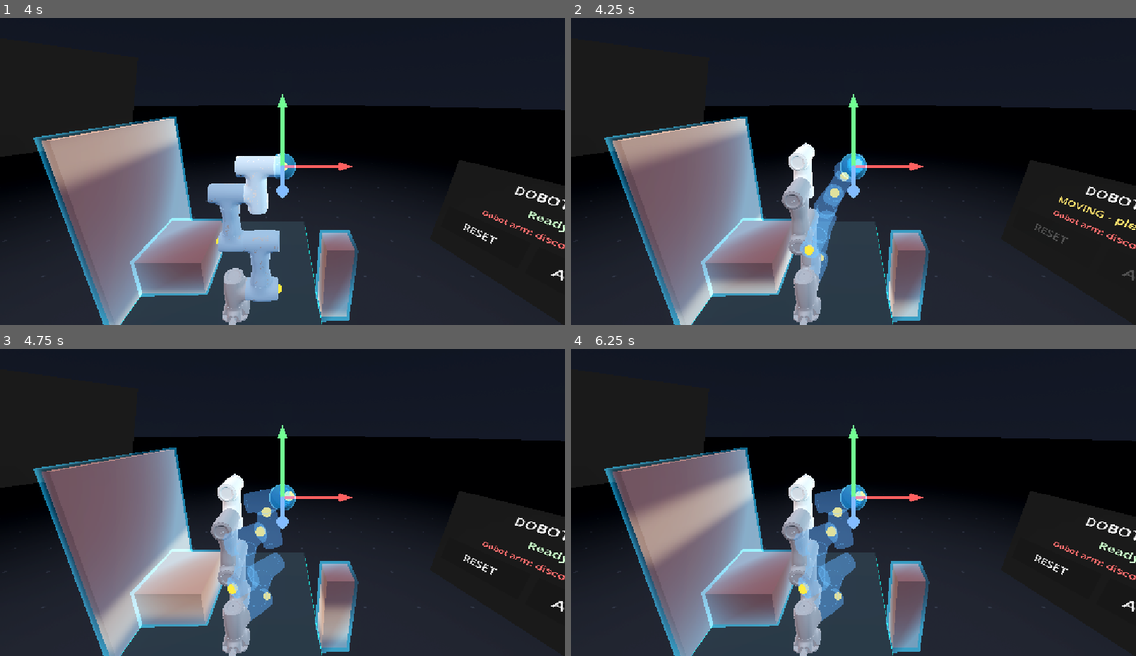
Above: before the commit, frames 1-4 (two rows, left to right).
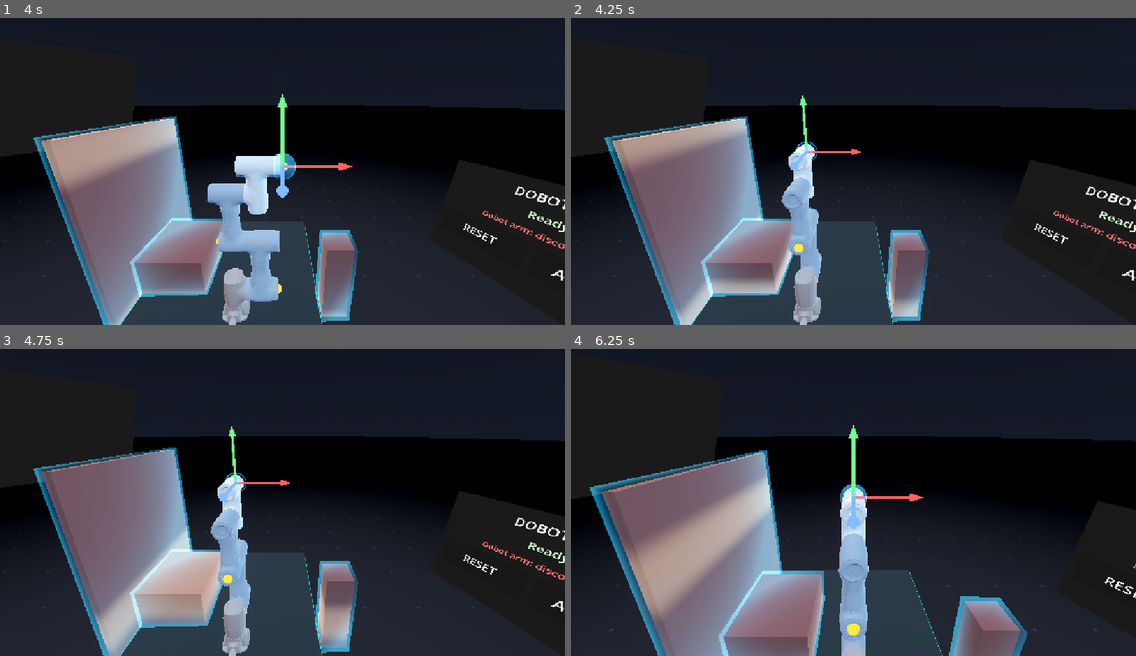
Above: after the commit, the same moments.

Repository: hupikus/dobot-cr3-rebase
Game: Godot game, scene res://main.tscn
The game is run twice, just before and just after one commit, with the same random seed, the same clock (stepped at 60 frames per second) and the same inputs.
Inputs (mouse positions are in pixels of both pictures, inside the frame that each line leads up to):
- Up to frame 1 (4 s): tap Enter at 0.5 s; move the mouse to (406, 150) at 0.52 s; tap F at 0.6, 2.1, 3.6 s; click (406, 150) at 0.67 s; tap A (ui_accept) at 0.77, 3.77 s; drag from (169, 183) to (254, 229) at 1.27 s; move the mouse to (339, 97) at 2.02 s; click (339, 97) at 2.17 s; drag from (254, 229) to (113, 119) at 2.77 s; move the mouse to (452, 214) at 3.52 s; click (452, 214) at 3.67 s
- Up to frame 2 (4.25 s): tap R (ui_reset) at 4.15 s
- Up to frame 3 (4.75 s): drag from (113, 450) to (197, 419) at 4.27 s
- Up to frame 4 (6.25 s): move the mouse to (881, 496) at 5.02 s; tap F at 5.1 s; click (881, 496) at 5.17 s; drag from (768, 419) to (740, 514) at 5.77 s

Frame 1 is identical in both runs. In frame 2, 3.2% of the frame differs, in the area x 37-100%, y 24-95%; in frame 3, 3.7%; in frame 4, 27%, in the area x 0-100%, y 28-100%.

Commit message:
Fixed reset target position

Diff:
--- a/main.tscn
+++ b/main.tscn
@@ -123,6 +123,7 @@
 
 [node name="XR" type="Node3D" parent="Controls" unique_id=767765804]
 script = ExtResource("2_7mycd")
+active = false
 
 [node name="WorldEnvironment" type="WorldEnvironment" parent="." unique_id=1417810211]
 environment = SubResource("env")
--- a/script/screens/dashboard_ui.gd
+++ b/script/screens/dashboard_ui.gd
@@ -33,10 +33,9 @@
 func ui_reset() -> void:
 	if reset_disabled: return
 	print("UI_RESET")
-	target.position = target.startPos
 	solid.reset()
 	ghost.reset()
-
+	target.global_position = ghost.joints[5].global_position
 
 func ui_approve() -> void:
 	if approve_disabled: return
